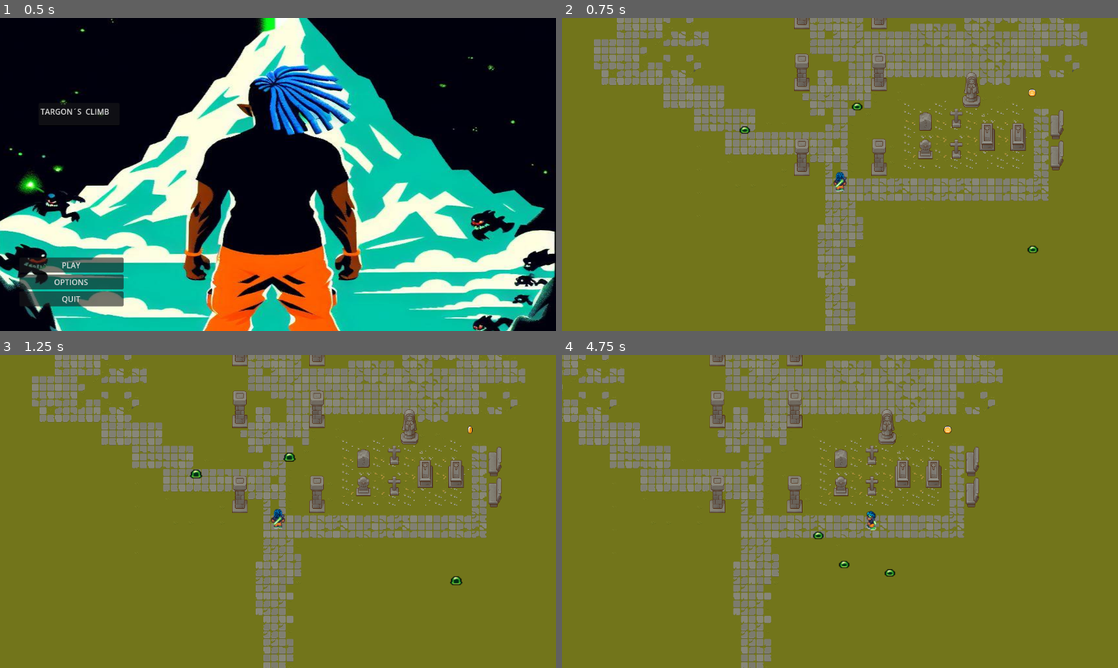
Above: before the commit, frames 1-4 (two rows, left to right).
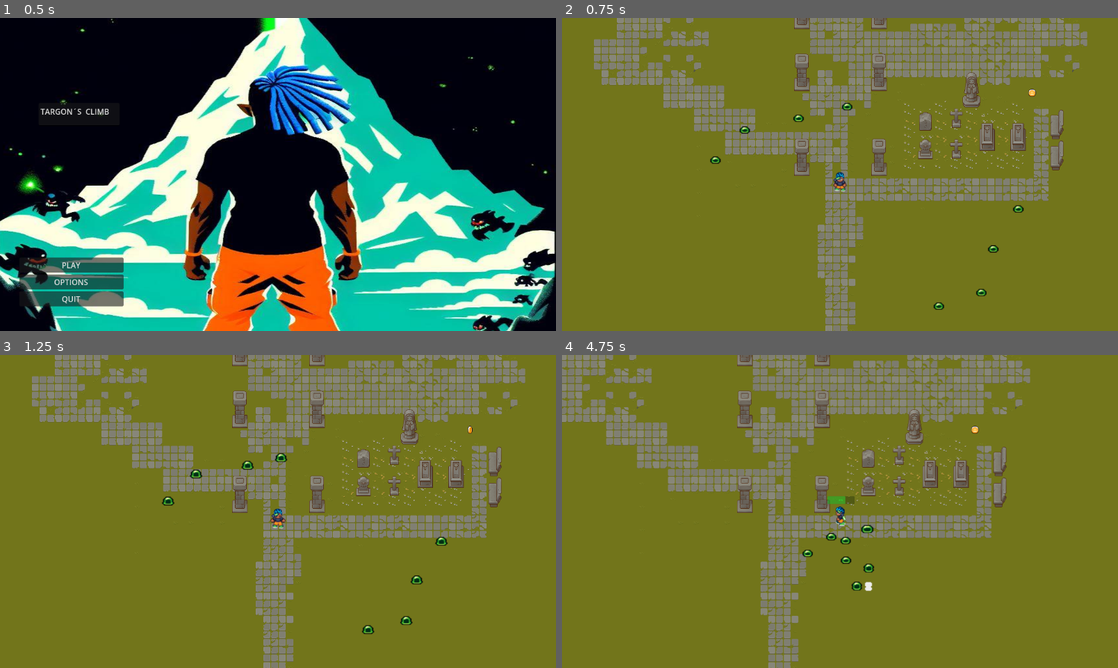
Above: after the commit, the same moments.

Repository: joaomoura05/Targons-Climb
Game: Godot game, scene res://Menus/menu.tscn
Same seed, same stepped clock (60 frames per second), same inputs: the game is played once before the commit and once after it.
Inputs:
- Up to frame 1 (0.5 s): no input
- Up to frame 2 (0.75 s): click "PLAY" at 0.5 s
- Up to frame 3 (1.25 s): no input
- Up to frame 4 (4.75 s): hold Right (ui_right) 1.28-2.03 s; hold Down (ui_down) 2.03-2.78 s; hold Right (ui_right) 2.78-3.53 s; hold Up (ui_up) 3.53-4.28 s; hold Left (ui_left) from 4.28 s (still down)

Frame 1 is identical in both runs. In frame 2, 0.5% of the frame differs, in the area x 26-86%, y 27-94%; in frame 3, 0.6%; in frame 4, 21%, in the area x 0-85%, y 0-100%.

Commit message:
combate corrigido

Diff:
--- a/Targon´s Climb/Levels/Level I.tscn
+++ b/Targon´s Climb/Levels/Level I.tscn
@@ -2868,12 +2868,28 @@
 position = Vector2(-1, -7)
 
 [node name="enemy" parent="." instance=ExtResource("6_dcx4k")]
+position = Vector2(204, 252)
 
 [node name="enemy2" parent="." instance=ExtResource("6_dcx4k")]
-position = Vector2(34, -167)
+position = Vector2(13, -167)
 
 [node name="enemy3" parent="." instance=ExtResource("6_dcx4k")]
 position = Vector2(-203, -117)
+
+[node name="enemy4" parent="." instance=ExtResource("6_dcx4k")]
+position = Vector2(293, 223)
+
+[node name="enemy5" parent="." instance=ExtResource("6_dcx4k")]
+position = Vector2(318, 132)
+
+[node name="enemy6" parent="." instance=ExtResource("6_dcx4k")]
+position = Vector2(370, 49)
+
+[node name="enemy7" parent="." instance=ExtResource("6_dcx4k")]
+position = Vector2(-91, -142)
+
+[node name="enemy8" parent="." instance=ExtResource("6_dcx4k")]
+position = Vector2(-264, -54)
 
 [node name="coins" type="Node2D" parent="."]
 
--- a/Targon´s Climb/actors/enemy.gd
+++ b/Targon´s Climb/actors/enemy.gd
@@ -1,12 +1,14 @@
 extends CharacterBody2D
 
+@onready var state_timer = $StateTimer
+@onready var attack_timer = $AttackTimer
+@onready var player = $"../player/Hurtbox"
+@onready var sword = $"../player/attack"
 
-@onready var attack_timer = $AttackTimer
-@onready var player = $"../player"
-@onready var sword = $"../player/attack"
-@onready var enemySprites = $AnimatedSprite2D
+@onready var enemySprites = $Sprites
 @onready var enemyHurtbox = $Hurtbox
 @onready var enemyBody = $Body
+@onready var enemyAttack = $Attack
 
 var health = 100
 var dead = false
@@ -15,32 +17,33 @@
 var max_speed = 150
 var target_position = 0;
 var randomnum
+var attacking = false
 
 enum {
 	SURROUND,
 	ATTACK,
-	HIT,
 }
+var state
 
-var state = SURROUND
 
 func _ready():
+	state = SURROUND
 	var rng = RandomNumberGenerator.new()
 	rng.randomize()
 	randomnum = rng.randf()
+	state_timer.start()
 
 func _physics_process(delta):
-	if dead == false and hurt == false:
+	var inativo := (!dead and !hurt and !attacking)
+	if inativo:
 		enemySprites.play("walk")
-		match state:
-			SURROUND:
+	match state:
+		SURROUND:
+			if inativo:
 				move(get_circle_position(randomnum), delta)
-			ATTACK:
+		ATTACK:
+			if inativo:
 				move(player.global_position, delta)
-			HIT:
-				move(player.global_position, delta)
-				print("HIT")
-				enemySprites.play("hit")
 
 func move(target, delta):
 	var direction = (target - global_position).normalized()
@@ -58,24 +61,49 @@
 
 	return Vector2(x, y)
 
-
-func _on_AttackTimer_timeout():
-	state = ATTACK
-
 func _on_hurtbox_area_entered(area):
-	if area == sword && dead == false:
-		hurt = true
-		enemySprites.play("hurt")
+	if area == sword and dead == false:
+		if !attacking:
+			hurt = true
+			enemySprites.play("hurt")
 		health-=20
 		if health <= 0:
-			print("mateikkkkkk")
 			dead = true
 			enemyBody.set_deferred("disabled",true)
 			enemySprites.play("death")
 
 
-func _on_animated_sprite_2d_animation_finished():
+func _on_sprites_animation_finished():
 	if enemySprites.animation == "hurt":
 		hurt = false
 	if enemySprites.animation == "death":
 		queue_free()
+	if enemySprites.animation == "hit":
+		attacking = false
+		$Attack/left.disabled = true;
+		$Attack/right.disabled = true;
+		$Attack/up.disabled = true;
+		$Attack/down.disabled = true;
+
+
+func _on_hitbox_area_entered(area):
+	if area == player:
+		attack_timer.start()
+
+
+func _on_attack_timer_timeout():
+	if !dead:
+		$Attack/left.disabled = false;
+		$Attack/right.disabled = false;
+		$Attack/up.disabled = false;
+		$Attack/down.disabled = false;
+		if !hurt:
+			attacking = true
+			enemySprites.play("hit")
+
+func _on_state_timer_timeout():
+	match state:
+		SURROUND:
+			state = ATTACK
+		ATTACK:
+			state = SURROUND
--- a/Targon´s Climb/actors/enemy.tscn
+++ b/Targon´s Climb/actors/enemy.tscn
@@ -36,6 +36,30 @@
 atlas = ExtResource("2_h81mr")
 region = Rect2(448, 0, 32, 32)
 
+[sub_resource type="AtlasTexture" id="AtlasTexture_nkegf"]
+atlas = ExtResource("2_h81mr")
+region = Rect2(256, 0, 32, 32)
+
+[sub_resource type="AtlasTexture" id="AtlasTexture_jaqt5"]
+atlas = ExtResource("2_h81mr")
+region = Rect2(96, 0, 32, 32)
+
+[sub_resource type="AtlasTexture" id="AtlasTexture_7r7dx"]
+atlas = ExtResource("2_h81mr")
+region = Rect2(128, 0, 32, 32)
+
+[sub_resource type="AtlasTexture" id="AtlasTexture_axysp"]
+atlas = ExtResource("2_h81mr")
+region = Rect2(160, 0, 32, 32)
+
+[sub_resource type="AtlasTexture" id="AtlasTexture_1xhu3"]
+atlas = ExtResource("2_h81mr")
+region = Rect2(192, 0, 32, 32)
+
+[sub_resource type="AtlasTexture" id="AtlasTexture_1co1q"]
+atlas = ExtResource("2_h81mr")
+region = Rect2(224, 0, 32, 32)
+
 [sub_resource type="AtlasTexture" id="AtlasTexture_2njsd"]
 atlas = ExtResource("2_h81mr")
 region = Rect2(0, 0, 32, 32)
@@ -101,6 +125,29 @@
 }, {
 "frames": [{
 "duration": 1.0,
+"texture": SubResource("AtlasTexture_nkegf")
+}, {
+"duration": 1.0,
+"texture": SubResource("AtlasTexture_jaqt5")
+}, {
+"duration": 1.0,
+"texture": SubResource("AtlasTexture_7r7dx")
+}, {
+"duration": 1.0,
+"texture": SubResource("AtlasTexture_axysp")
+}, {
+"duration": 1.0,
+"texture": SubResource("AtlasTexture_1xhu3")
+}, {
+"duration": 1.0,
+"texture": SubResource("AtlasTexture_1co1q")
+}],
+"loop": false,
+"name": &"hit",
+"speed": 5.0
+}, {
+"frames": [{
+"duration": 1.0,
 "texture": SubResource("AtlasTexture_2njsd")
 }, {
 "duration": 1.0,
@@ -134,45 +181,87 @@
 "speed": 5.0
 }]
 
-[sub_resource type="RectangleShape2D" id="RectangleShape2D_qy6ce"]
-size = Vector2(25, 21.875)
-
-[sub_resource type="RectangleShape2D" id="RectangleShape2D_nju14"]
+[sub_resource type="CircleShape2D" id="CircleShape2D_dc56f"]
+radius = 13.0863
+
+[sub_resource type="CapsuleShape2D" id="CapsuleShape2D_qgjn3"]
+radius = 12.0
+height = 28.0
+
+[sub_resource type="RectangleShape2D" id="RectangleShape2D_mymwl"]
 size = Vector2(18, 20)
 
-[sub_resource type="RectangleShape2D" id="RectangleShape2D_75odb"]
-size = Vector2(25, 16)
+[sub_resource type="RectangleShape2D" id="RectangleShape2D_5wr57"]
+size = Vector2(18, 20)
+
+[sub_resource type="RectangleShape2D" id="RectangleShape2D_7hddh"]
+size = Vector2(24, 15)
+
+[sub_resource type="RectangleShape2D" id="RectangleShape2D_amhfy"]
+size = Vector2(24, 15)
+
+[sub_resource type="RectangleShape2D" id="RectangleShape2D_feau1"]
+size = Vector2(59, 46.5)
 
 [node name="enemy_slime" type="CharacterBody2D"]
 position = Vector2(400, 133)
 script = ExtResource("1_n42ch")
 
-[node name="AnimatedSprite2D" type="AnimatedSprite2D" parent="."]
+[node name="Sprites" type="AnimatedSprite2D" parent="."]
 position = Vector2(2.08165e-12, 2.08165e-12)
 scale = Vector2(1.78125, 1.625)
 sprite_frames = SubResource("SpriteFrames_cqtd2")
-animation = &"walk"
+animation = &"hit"
 
 [node name="Hurtbox" parent="." instance=ExtResource("3_nwxgq")]
 
 [node name="CollisionShape2D" parent="Hurtbox" index="0"]
-position = Vector2(1.5, -1)
-shape = SubResource("RectangleShape2D_qy6ce")
+position = Vector2(2, -1.5)
+shape = SubResource("CircleShape2D_dc56f")
 
 [node name="Body" type="CollisionShape2D" parent="."]
-position = Vector2(2, -2)
-shape = SubResource("RectangleShape2D_nju14")
+position = Vector2(2, -1)
+shape = SubResource("CapsuleShape2D_qgjn3")
+
+[node name="Attack" type="Area2D" parent="."]
+
+[node name="left" type="CollisionShape2D" parent="Attack"]
+position = Vector2(-18.9141, -1)
+shape = SubResource("RectangleShape2D_mymwl")
+disabled = true
+
+[node name="right" type="CollisionShape2D" parent="Attack"]
+position = Vector2(23, -1)
+shape = SubResource("RectangleShape2D_5wr57")
+disabled = true
+
+[node name="up" type="CollisionShape2D" parent="Attack"]
+position = Vector2(2, -16.25)
+shape = SubResource("RectangleShape2D_7hddh")
+disabled = true
+
+[node name="down" type="CollisionShape2D" parent="Attack"]
+position = Vector2(2, 16.5)
+shape = SubResource("RectangleShape2D_amhfy")
+disabled = true
+
+[node name="StateTimer" type="Timer" parent="."]
+wait_time = 5.0
+
+[node name="Hitbox" type="Area2D" parent="."]
+
+[node name="Hitbox" type="CollisionShape2D" parent="Hitbox"]
+position = Vector2(2, 0)
+shape = SubResource("RectangleShape2D_feau1")
 
 [node name="AttackTimer" type="Timer" parent="."]
-
-[node name="Hitbox" type="Area2D" parent="."]
-
-[node name="Hit" type="CollisionShape2D" parent="Hitbox"]
-position = Vector2(1.5, -1)
-shape = SubResource("RectangleShape2D_75odb")
-disabled = true
-
-[connection signal="animation_finished" from="AnimatedSprite2D" to="." method="_on_animated_sprite_2d_animation_finished"]
+one_shot = true
+
+[connection signal="animation_finished" from="Sprites" to="." method="_on_sprites_animation_finished"]
 [connection signal="area_entered" from="Hurtbox" to="." method="_on_hurtbox_area_entered"]
+[connection signal="area_entered" from="Attack" to="." method="_on_attack_area_entered"]
+[connection signal="timeout" from="StateTimer" to="." method="_on_state_timer_timeout"]
+[connection signal="area_entered" from="Hitbox" to="." method="_on_hitbox_area_entered"]
+[connection signal="timeout" from="AttackTimer" to="." method="_on_attack_timer_timeout"]
 
 [editable path="Hurtbox"]
--- a/Targon´s Climb/actors/player.gd
+++ b/Targon´s Climb/actors/player.gd
@@ -1,22 +1,28 @@
 extends CharacterBody2D
 
 @onready var anim = $Sprites
-@onready var enemy = $"../enemy"
+@onready var enemy = $"../enemy/Attack"
+@onready var body = $Body
 
 const max_speed = 150
 const accel = 750
 const friction = 800
 var attack_dir = ""
 var input = Vector2.ZERO
-var attacking:= false;
+var attacking:= false
+var hurt = false
+var health = 100
+var dead = false
 
 func _physics_process(delta):
-	player_movement(delta)
+	if dead == false:
+		player_movement(delta)
+	update_healthbar()
 
 func get_input():
-
 	input.x = int(Input.is_action_pressed("ui_right")) - int(Input.is_action_pressed("ui_left"))
 	input.y = int(Input.is_action_pressed("ui_down")) - int(Input.is_action_pressed("ui_up"))
+
 	if !attacking:
 		if input.y > 0:
 			anim.play("walk_down")
@@ -68,17 +74,43 @@
 func _on_animated_sprite_2d_animation_finished():
 	if anim.animation.contains("hit"):
 		attacking = false
-		if attack_dir == "left":
-			$attack/left.disabled = true;
-		if attack_dir == "right":
-			$attack/right.disabled = true;
-		if attack_dir == "up":
-			$attack/up.disabled = true;
-		if attack_dir == "down":
-			$attack/down.disabled = true;
+		$attack/left.disabled = true;
+		$attack/right.disabled = true;
+		$attack/up.disabled = true;
+		$attack/down.disabled = true;
+
+	if anim.animation == "hurt" && !dead:
+		hurt = false
+		attacking = false
+		anim.play("stop_down")
 
 
 
 func _on_hurtbox_area_entered(area):
-	if area.get_parent() == enemy:
-		print('morrikkkk')
+	if area != null and enemy != null:
+		if area.name == enemy.name && dead == false:
+			hurt = true
+			anim.play("hurt")
+			health-=20
+			if health <= 0:
+				if dead == false:
+					print("uma vez so ne")
+					anim.play("hurt")
+				dead = true
+				body.set_deferred("disabled",true)
+
+func update_healthbar():
+	var healthbar = $Health/HealthBar
+	healthbar.value = health
+	if health >= 100:
+		healthbar.visible = false
+	else:
+		healthbar.visible = true
+
+func _on_regen_timer_timeout():
+	if health < 100:
+		health+=5
+	if health > 100:
+		health = 100
+	if health <= 0:
+		health = 0
--- a/Targon´s Climb/actors/player.tscn
+++ b/Targon´s Climb/actors/player.tscn
@@ -1,11 +1,8 @@
-[gd_scene load_steps=114 format=3 uid="uid://hkqudkfuojsn"]
+[gd_scene load_steps=101 format=3 uid="uid://hkqudkfuojsn"]
 
 [ext_resource type="Script" path="res://actors/player.gd" id="1_bpxrw"]
-[ext_resource type="Texture2D" uid="uid://cufe88o7n4tno" path="res://assets/Puny-Characters/Character-Base.png" id="2_f4tk6"]
 [ext_resource type="Texture2D" uid="uid://bbj2ob5jm4oy" path="res://assets/char/Raver_P0.png" id="2_q6u4o"]
 
-[sub_resource type="RectangleShape2D" id="RectangleShape2D_vxn1l"]
-
 [sub_resource type="AtlasTexture" id="AtlasTexture_q56kr"]
 atlas = ExtResource("2_q6u4o")
 region = Rect2(0, 768, 64, 64)
@@ -102,6 +99,18 @@
 atlas = ExtResource("2_q6u4o")
 region = Rect2(320, 896, 64, 64)
 
+[sub_resource type="AtlasTexture" id="AtlasTexture_2c0yy"]
+atlas = ExtResource("2_q6u4o")
+region = Rect2(0, 1536, 64, 64)
+
+[sub_resource type="AtlasTexture" id="AtlasTexture_gm845"]
+atlas = ExtResource("2_q6u4o")
+region = Rect2(64, 1536, 64, 64)
+
+[sub_resource type="AtlasTexture" id="AtlasTexture_c23ma"]
+atlas = ExtResource("2_q6u4o")
+region = Rect2(128, 1536, 64, 64)
+
 [sub_resource type="AtlasTexture" id="AtlasTexture_s4lch"]
 atlas = ExtResource("2_q6u4o")
 region = Rect2(0, 0, 64, 64)
@@ -357,66 +366,6 @@
 [sub_resource type="AtlasTexture" id="AtlasTexture_f58g0"]
 atlas = ExtResource("2_q6u4o")
 region = Rect2(448, 640, 64, 64)
-
-[sub_resource type="AtlasTexture" id="AtlasTexture_tstbb"]
-atlas = ExtResource("2_f4tk6")
-region = Rect2(608, 192, 32, 32)
-
-[sub_resource type="AtlasTexture" id="AtlasTexture_xcyha"]
-atlas = ExtResource("2_f4tk6")
-region = Rect2(640, 192, 32, 32)
-
-[sub_resource type="AtlasTexture" id="AtlasTexture_wgmu4"]
-atlas = ExtResource("2_f4tk6")
-region = Rect2(672, 192, 32, 32)
-
-[sub_resource type="AtlasTexture" id="AtlasTexture_3mhco"]
-atlas = ExtResource("2_f4tk6")
-region = Rect2(704, 192, 32, 32)
-
-[sub_resource type="AtlasTexture" id="AtlasTexture_ysojj"]
-atlas = ExtResource("2_f4tk6")
-region = Rect2(736, 192, 32, 32)
-
-[sub_resource type="AtlasTexture" id="AtlasTexture_hyyrc"]
-atlas = ExtResource("2_f4tk6")
-region = Rect2(608, 64, 32, 32)
-
-[sub_resource type="AtlasTexture" id="AtlasTexture_7jsys"]
-atlas = ExtResource("2_f4tk6")
-region = Rect2(640, 64, 32, 32)
-
-[sub_resource type="AtlasTexture" id="AtlasTexture_gmi4t"]
-atlas = ExtResource("2_f4tk6")
-region = Rect2(672, 64, 32, 32)
-
-[sub_resource type="AtlasTexture" id="AtlasTexture_nj7r7"]
-atlas = ExtResource("2_f4tk6")
-region = Rect2(704, 64, 32, 32)
-
-[sub_resource type="AtlasTexture" id="AtlasTexture_xk8w1"]
-atlas = ExtResource("2_f4tk6")
-region = Rect2(736, 64, 32, 32)
-
-[sub_resource type="AtlasTexture" id="AtlasTexture_1ri5h"]
-atlas = ExtResource("2_f4tk6")
-region = Rect2(608, 128, 32, 32)
-
-[sub_resource type="AtlasTexture" id="AtlasTexture_gxtqn"]
-atlas = ExtResource("2_f4tk6")
-region = Rect2(640, 128, 32, 32)
-
-[sub_resource type="AtlasTexture" id="AtlasTexture_oiofb"]
-atlas = ExtResource("2_f4tk6")
-region = Rect2(672, 128, 32, 32)
-
-[sub_resource type="AtlasTexture" id="AtlasTexture_pvfoi"]
-atlas = ExtResource("2_f4tk6")
-region = Rect2(704, 128, 32, 32)
-
-[sub_resource type="AtlasTexture" id="AtlasTexture_imqhi"]
-atlas = ExtResource("2_f4tk6")
-region = Rect2(736, 128, 32, 32)
 
 [sub_resource type="SpriteFrames" id="SpriteFrames_ekt8t"]
 animations = [{
@@ -514,6 +463,20 @@
 }, {
 "frames": [{
 "duration": 1.0,
+"texture": SubResource("AtlasTexture_2c0yy")
+}, {
+"duration": 1.0,
+"texture": SubResource("AtlasTexture_gm845")
+}, {
+"duration": 1.0,
+"texture": SubResource("AtlasTexture_c23ma")
+}],
+"loop": false,
+"name": &"hurt",
+"speed": 5.0
+}, {
+"frames": [{
+"duration": 1.0,
 "texture": SubResource("AtlasTexture_s4lch")
 }, {
 "duration": 1.0,
@@ -743,71 +706,6 @@
 "loop": true,
 "name": &"walk_up",
 "speed": 5.0
-}, {
-"frames": [],
-"loop": true,
-"name": &"zdeath_down",
-"speed": 5.0
-}, {
-"frames": [{
-"duration": 1.0,
-"texture": SubResource("AtlasTexture_tstbb")
-}, {
-"duration": 1.0,
-"texture": SubResource("AtlasTexture_xcyha")
-}, {
-"duration": 1.0,
-"texture": SubResource("AtlasTexture_wgmu4")
-}, {
-"duration": 1.0,
-"texture": SubResource("AtlasTexture_3mhco")
-}, {
-"duration": 1.0,
-"texture": SubResource("AtlasTexture_ysojj")
-}],
-"loop": true,
-"name": &"zdeath_left",
-"speed": 5.0
-}, {
-"frames": [{
-"duration": 1.0,
-"texture": SubResource("AtlasTexture_hyyrc")
-}, {
-"duration": 1.0,
-"texture": SubResource("AtlasTexture_7jsys")
-}, {
-"duration": 1.0,
-"texture": SubResource("AtlasTexture_gmi4t")
-}, {
-"duration": 1.0,
-"texture": SubResource("AtlasTexture_nj7r7")
-}, {
-"duration": 1.0,
-"texture": SubResource("AtlasTexture_xk8w1")
-}],
-"loop": true,
-"name": &"zdeath_right",
-"speed": 5.0
-}, {
-"frames": [{
-"duration": 1.0,
-"texture": SubResource("AtlasTexture_1ri5h")
-}, {
-"duration": 1.0,
-"texture": SubResource("AtlasTexture_gxtqn")
-}, {
-"duration": 1.0,
-"texture": SubResource("AtlasTexture_oiofb")
-}, {
-"duration": 1.0,
-"texture": SubResource("AtlasTexture_pvfoi")
-}, {
-"duration": 1.0,
-"texture": SubResource("AtlasTexture_imqhi")
-}],
-"loop": true,
-"name": &"zdeath_up",
-"speed": 5.0
 }]
 
 [sub_resource type="RectangleShape2D" id="RectangleShape2D_adfbr"]
@@ -817,24 +715,22 @@
 size = Vector2(48, 24)
 
 [sub_resource type="RectangleShape2D" id="RectangleShape2D_6mrme"]
-size = Vector2(27, 20)
+size = Vector2(30, 20)
 
 [sub_resource type="RectangleShape2D" id="RectangleShape2D_7vo6h"]
 size = Vector2(30, 20)
 
 [sub_resource type="RectangleShape2D" id="RectangleShape2D_tiqno"]
 
+[sub_resource type="RectangleShape2D" id="RectangleShape2D_2wbv2"]
+
 [node name="player" type="CharacterBody2D"]
 script = ExtResource("1_bpxrw")
-
-[node name="HitBox" type="CollisionShape2D" parent="."]
-position = Vector2(2.08165e-12, 8)
-shape = SubResource("RectangleShape2D_vxn1l")
 
 [node name="Sprites" type="AnimatedSprite2D" parent="."]
 scale = Vector2(1.2, 1.2)
 sprite_frames = SubResource("SpriteFrames_ekt8t")
-animation = &"stop_up"
+animation = &"hurt"
 speed_scale = 4.0
 
 [node name="attack" type="Area2D" parent="."]
@@ -851,7 +747,7 @@
 disabled = true
 
 [node name="right" type="CollisionShape2D" parent="attack"]
-position = Vector2(-24.5, -33)
+position = Vector2(-22.5, -33)
 shape = SubResource("RectangleShape2D_6mrme")
 disabled = true
 
@@ -867,11 +763,30 @@
 limit_bottom = 300
 editor_draw_limits = true
 
+[node name="Health" type="Node2D" parent="."]
+
+[node name="HealthBar" type="ProgressBar" parent="Health"]
+modulate = Color(0.168627, 0.984314, 0.231373, 1)
+offset_left = -26.0
+offset_top = -43.0
+offset_right = 198.0
+offset_bottom = 21.0
+scale = Vector2(0.25, 0.25)
+
+[node name="RegenTimer" type="Timer" parent="Health"]
+wait_time = 1.5
+autostart = true
+
 [node name="Hurtbox" type="Area2D" parent="."]
 
 [node name="HurtBody" type="CollisionShape2D" parent="Hurtbox"]
 position = Vector2(0, 8)
 shape = SubResource("RectangleShape2D_tiqno")
 
+[node name="Body" type="CollisionShape2D" parent="."]
+position = Vector2(0, 8)
+shape = SubResource("RectangleShape2D_2wbv2")
+
 [connection signal="animation_finished" from="Sprites" to="." method="_on_animated_sprite_2d_animation_finished"]
+[connection signal="timeout" from="Health/RegenTimer" to="." method="_on_regen_timer_timeout"]
 [connection signal="area_entered" from="Hurtbox" to="." method="_on_hurtbox_area_entered"]
Not shown: 1 places in Targon´s Climb/actors/enemy.tscn that only renumber resources
